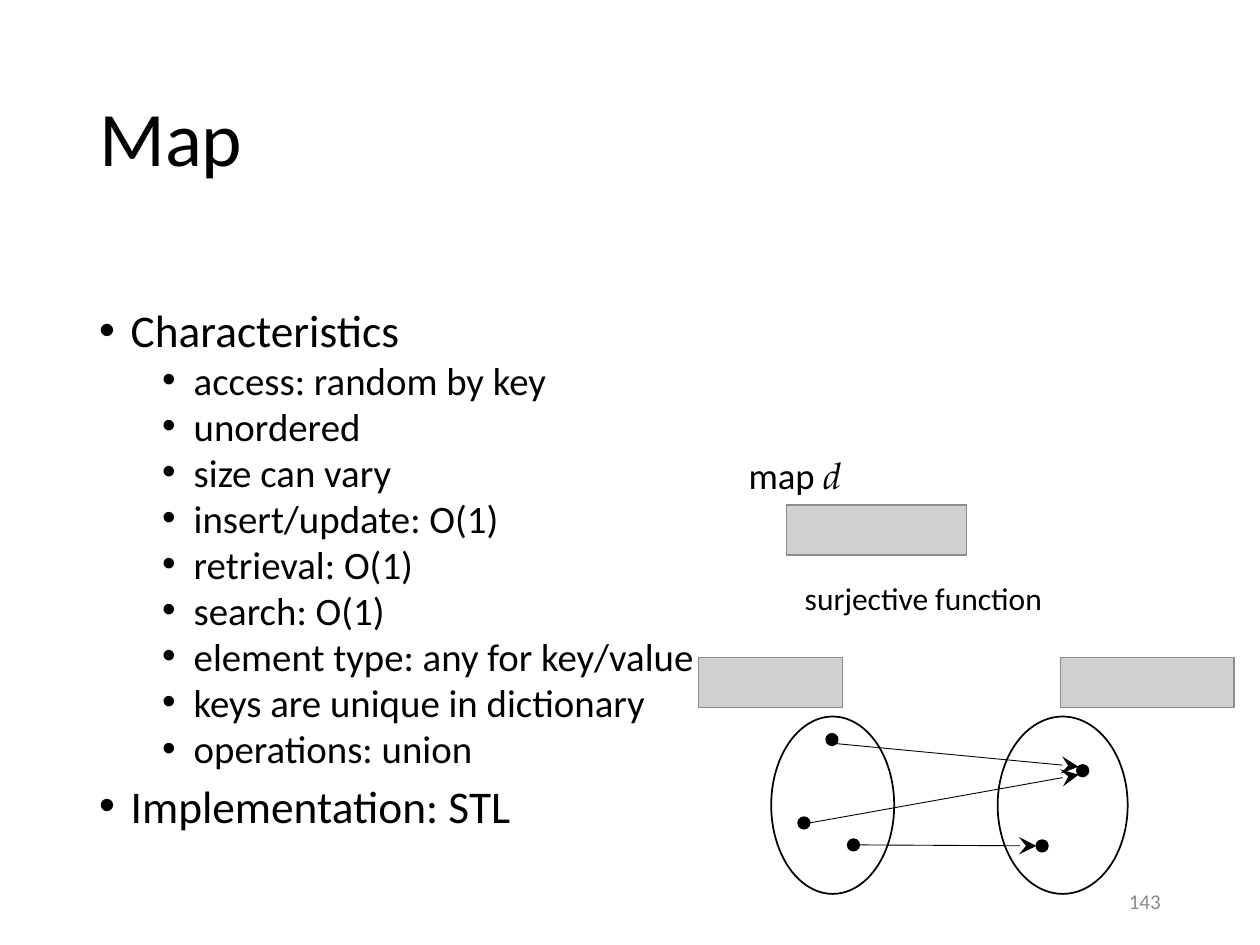
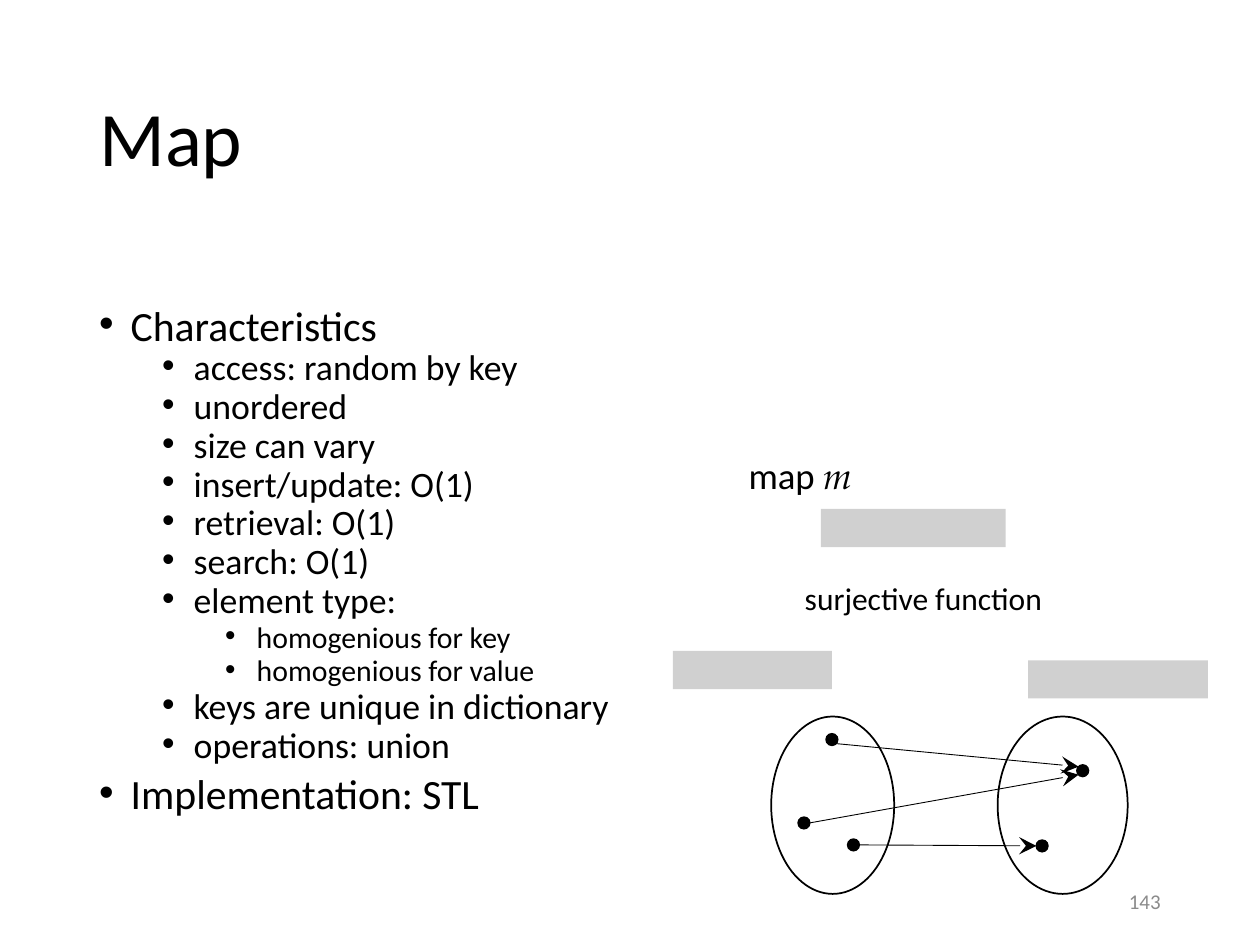
Before and after one commit to gjbex/training-material, a slide deck: slide 143 of CPlusPlus/scientific_cpp.pptx. Drawn at 1260x945 pixels with LibreOffice and Linux fonts; fonts in the diff are those of the drawing; grey boxes stand for pictures. Boxes give left, top, right and bottom in pixels: in the first picture for what was removed or moved away, otherwise in the second. Text is boxed around its words. In the diff, an @@ line names an element or a change of style, - is before the commit and + after.

Commit message:
Fix typos in container section

```diff
--- a/CPlusPlus/scientific_cpp.pptx
+++ b/CPlusPlus/scientific_cpp.pptx
@@ text at [131, 312, 608, 816]: size 25.9 to 23.8 pt in "Characteristics", "Implementation: STL"; size 22.2 to 20.4 pt in "access: random by key", "unordered", "size can vary", "insert/update: O(1)" and 4 more places; line spacing 0.8 to 0.7 @@
@@ text at [749, 471, 852, 495]: text changed @@
-map d
+map m
@@ picture: place and size @@
-picture at [786, 505, 966, 556]
+picture at [822, 509, 1007, 547]
@@ text at [194, 588, 535, 686]: text changed; size 22.2 to 17 pt @@
-  • element type: any for key/value
+  • element type:
+    • homogenious for key
+    • homogenious for value
@@ picture added at [673, 651, 832, 689] @@
@@ picture removed at [698, 658, 843, 708] @@
@@ picture: place and size @@
-picture at [1060, 658, 1234, 708]
+picture at [1028, 660, 1208, 698]
```
Also in this commit, not shown: 9 other slides changed.
